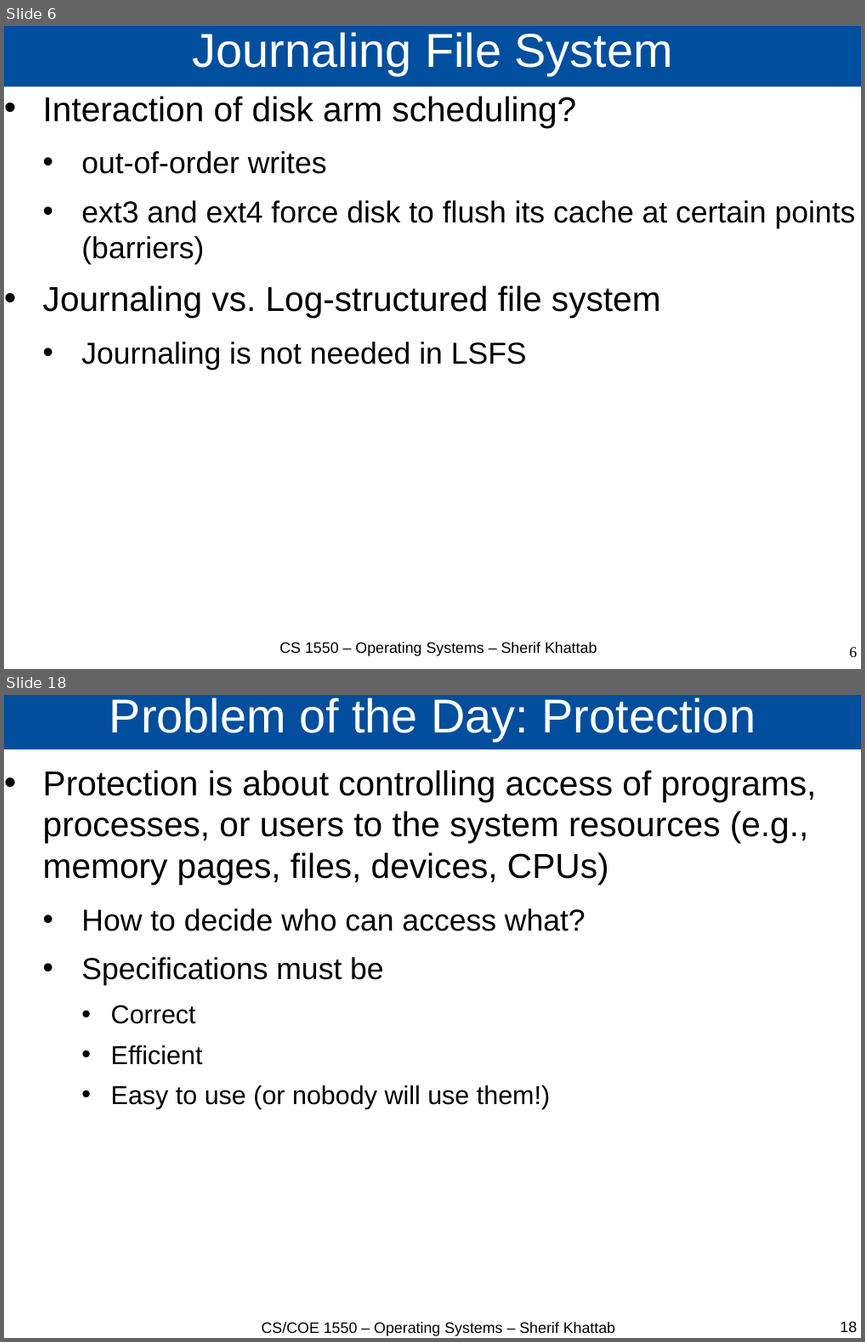
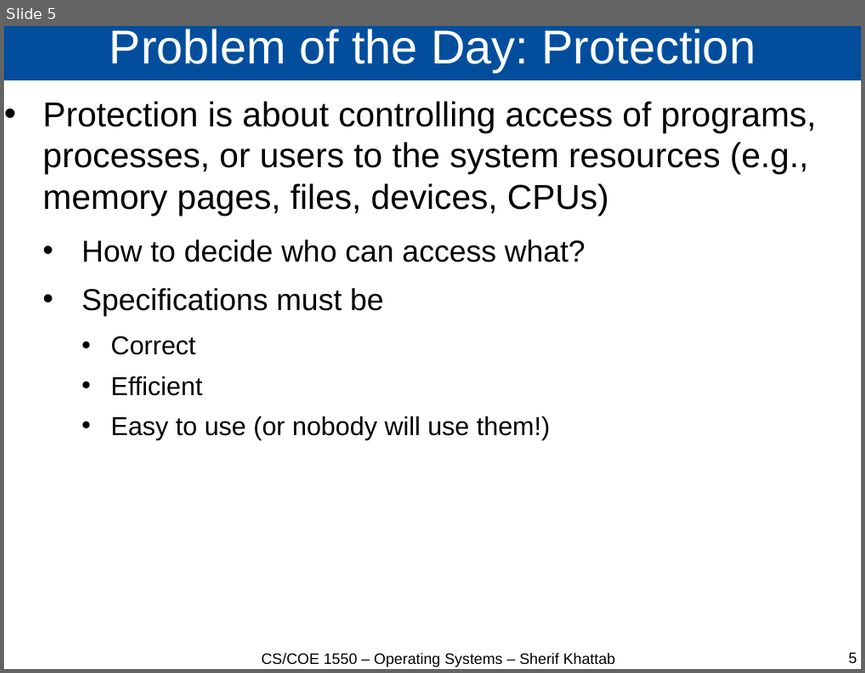
Before and after one commit to cs1550-2244/cs1550-code-handouts, a slide deck: DraftSlides/Lecture25.pptx. Shown one above the other, each under a label of ours: slides 6 and 18 before the commit, slide 5 after it; the slides between them are not shown. The pictures are 865x1342 and 865x673 pixels, drawn with LibreOffice and Linux fonts; fonts in the diff are those of the drawing. Boxes give left, top, right and bottom in pixels: in the first picture for what was removed or moved away, otherwise in the second. Text is boxed around its words. In the diff, an @@ line names an element or a change of style, - is before the commit and + after.

Commit message:
Lecture 24

```diff
--- a/DraftSlides/Lecture25.pptx
+++ b/DraftSlides/Lecture25.pptx
@@ slide 6 removed at (4,26,861,669), background #FFFFFF @@
@@ title removed at (4,26,861,87) @@
-Journaling File System
@@ text removed at (43,96,856,370) @@
-• Interaction of disk arm scheduling?
-  • out-of-order writes
-  • ext3 and ext4 force disk to flush its cache at certain points (barriers)
-• Journaling vs. Log-structured file system
-  • Journaling is not needed in LSFS
@@ text removed at (279,641,596,656) @@
-CS 1550 – Operating Systems – Sherif Khattab
@@ page number removed at (849,646,857,657) @@
-6
@@ what was slide 18 is now slide 5 @@
@@ page number at (848,652,857,663): text changed @@
-18
+5
```
Also in this commit, not shown: 12 other slides removed, 2 other files.
